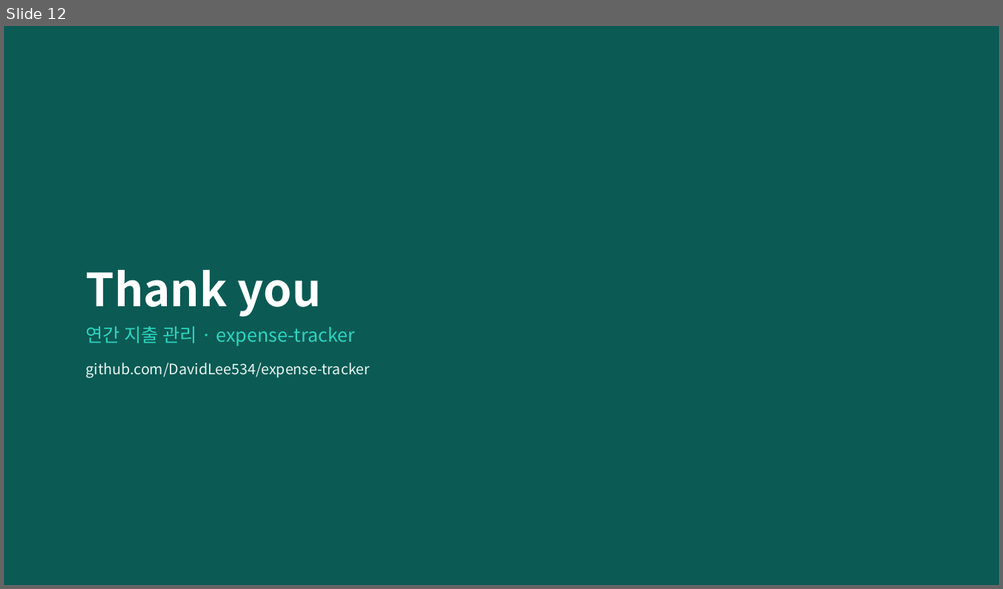
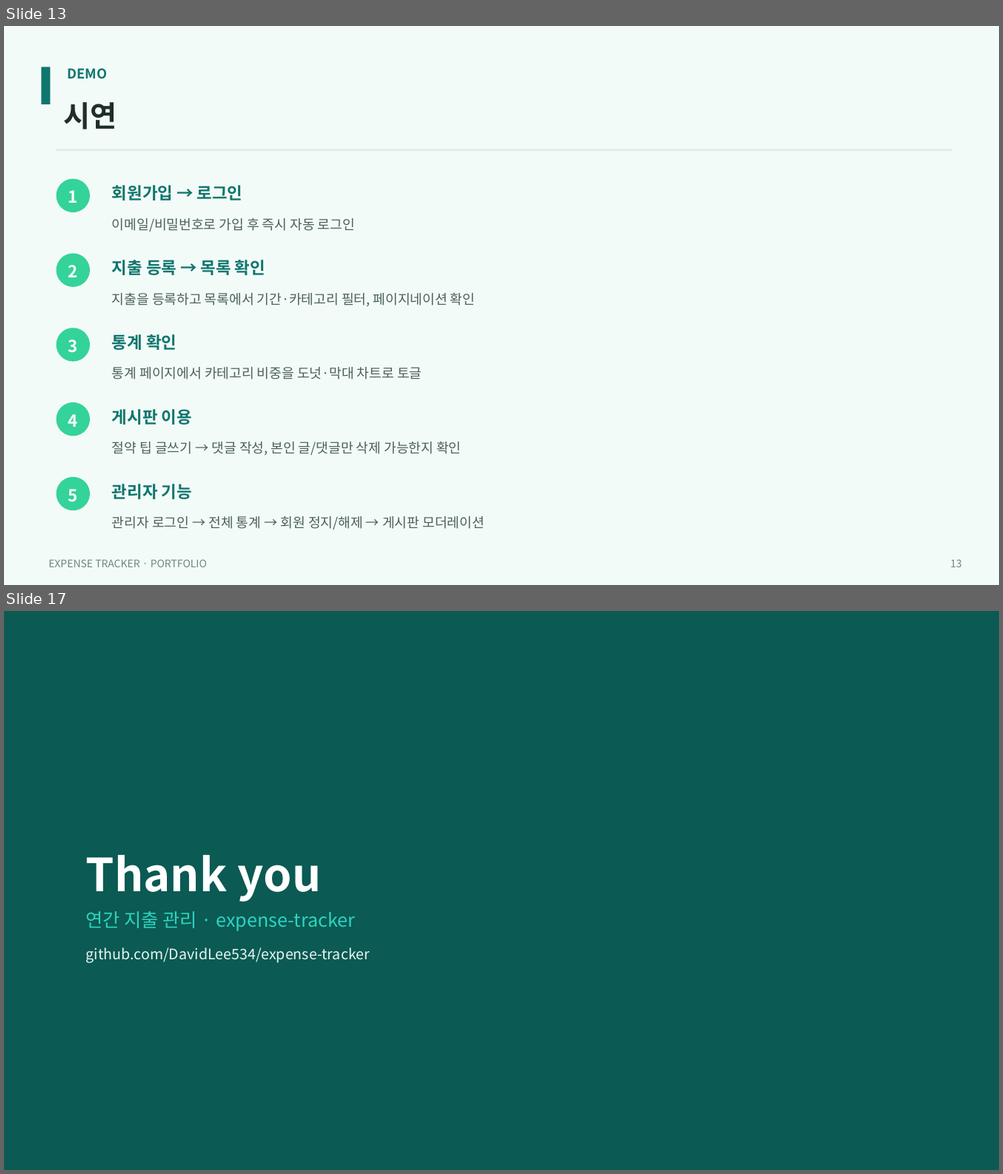
Before and after one commit to DavidLee534/expense-tracker, a slide deck: portfolio/expense-tracker-portfolio.pptx. Shown one above the other, each under a label of ours: slide 12 before the commit, slides 13 and 17 after it; the slides between them are not shown. The pictures are 1003x589 and 1003x1174 pixels, drawn with LibreOffice and Linux fonts; fonts in the diff are those of the drawing. Boxes give left, top, right and bottom in pixels: in the first picture for what was removed or moved away, otherwise in the second. Text is boxed around its words. In the diff, an @@ line names an element or a change of style, - is before the commit and + after.

```diff
--- a/portfolio/expense-tracker-portfolio.pptx
+++ b/portfolio/expense-tracker-portfolio.pptx
@@ slide 13 added at [4,26,999,585], background #F3FBF8 @@
@@ rectangle added at [41,67,51,104], fill #0F766E @@
@@ text added at [67,68,107,79], 13 pt, text #0F766E, bold @@
+DEMO
@@ text added at [63,102,116,130], 28 pt, text #1F2E2A, bold @@
+시연
@@ rectangle added at [57,149,951,151], fill #DCEEE7 @@
@@ ellipse added at [57,179,90,212], fill #34D399 @@
@@ text added at [68,190,78,203], 16 pt, text #FFFFFF, bold @@
+1
@@ text added at [112,185,243,201], 16 pt, text #0F766E, bold @@
+회원가입 → 로그인
@@ text added at [112,218,355,232], 13 pt, text #4B6259 @@
+이메일/비밀번호로 가입 후 즉시 자동 로그인
@@ ellipse added at [57,254,90,287], fill #34D399 @@
@@ text added at [68,265,78,278], 16 pt, text #FFFFFF, bold @@
+2
@@ text added at [112,260,265,275], 16 pt, text #0F766E, bold @@
+지출 등록 → 목록 확인
@@ text added at [112,293,475,306], 13 pt, text #4B6259 @@
+지출을 등록하고 목록에서 기간·카테고리 필터, 페이지네이션 확인
@@ ellipse added at [57,328,90,362], fill #34D399 @@
@@ text added at [112,335,176,350], 16 pt, text #0F766E, bold @@
+통계 확인
@@ text added at [68,340,78,353], 16 pt, text #FFFFFF, bold @@
+3
@@ text added at [112,367,421,380], 13 pt, text #4B6259 @@
+통계 페이지에서 카테고리 비중을 도넛·막대 차트로 토글
@@ ellipse added at [57,403,90,437], fill #34D399 @@
@@ text added at [68,414,78,427], 16 pt, text #FFFFFF, bold @@
+4
@@ text added at [112,409,192,425], 16 pt, text #0F766E, bold @@
+게시판 이용
@@ text added at [112,442,461,455], 13 pt, text #4B6259 @@
+절약 팁 글쓰기 → 댓글 작성, 본인 글/댓글만 삭제 가능한지 확인
@@ ellipse added at [57,477,90,511], fill #34D399 @@
@@ text added at [68,489,78,503], 16 pt, text #FFFFFF, bold @@
+5
@@ text added at [112,484,192,500], 16 pt, text #0F766E, bold @@
+관리자 기능
@@ text added at [112,517,484,530], 13 pt, text #4B6259 @@
+관리자 로그인 → 전체 통계 → 회원 정지/해제 → 게시판 모더레이션
@@ text added at [48,560,207,568], 10 pt, text #6E8880 @@
+EXPENSE TRACKER · PORTFOLIO
@@ text added at [950,560,962,568], 10 pt, text #6E8880 @@
+13
@@ what was slide 12 is now slide 17 @@
```
Also in this commit, not shown: 10 slides changed, 4 other slides added.
